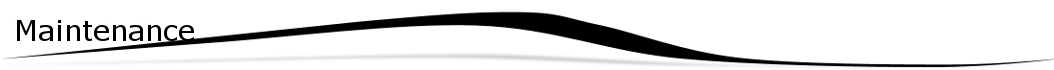
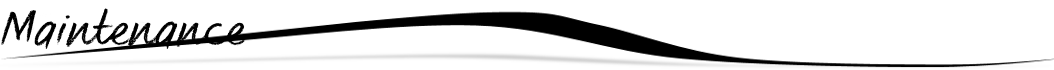
Two versions of the same layered image (w=1054, h=70). Layer-by-layer changes:
painted on "Maintenance" over (1, 8, 246, 49)
